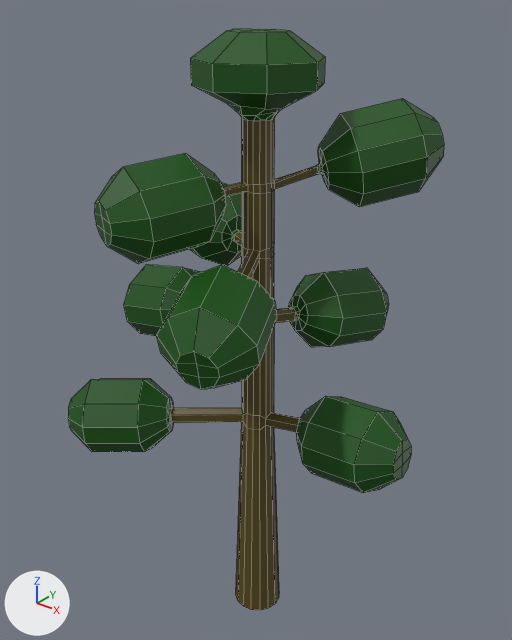
The FBX model Assets/Minvydas/Pine_tree.fbx: old version first, new version second.
Rendered twice from a 50 mm lens placed at (2.0, -2.52, 3.43), pointed at (-0.07, 0.07, 1.83). Lighting does not change. The marker at lower left points along +X, +Y and +Z. Mesh edges are drawn as thin lines. Where no turn or scale is listed for an object, it has been applied to the vertices.
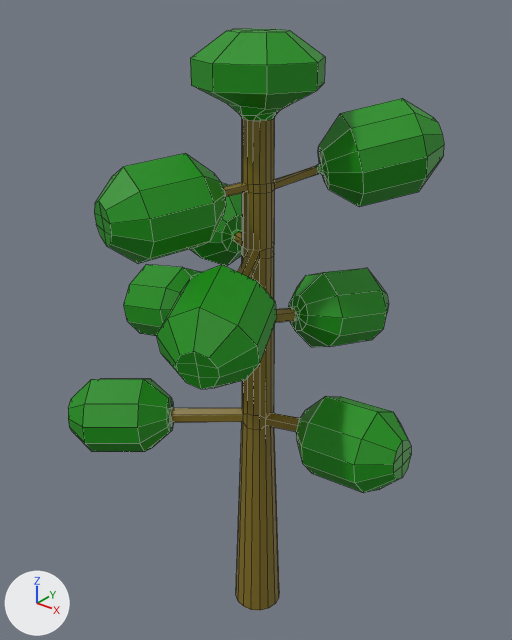
The change in detail:
Material 'Spikes' (mat_spikes) changes colour from dark green #0c5001 to green #0d8f00; in linear values from (0.00354, 0.0812, 0.00034) to (0.00407, 0.275, 0.0).
Material 'Trunk' (mat_trunk) changes colour from brown #574a14 to yellow #84711f; in linear values from (0.0959, 0.0692, 0.00722) to (0.232, 0.164, 0.0136).

Changed parts and their boxes (x1, y1, x2, y2) in the pictures (512 x 640 px):
'Cylinder', recoloured: (68, 29, 444, 610) in both
